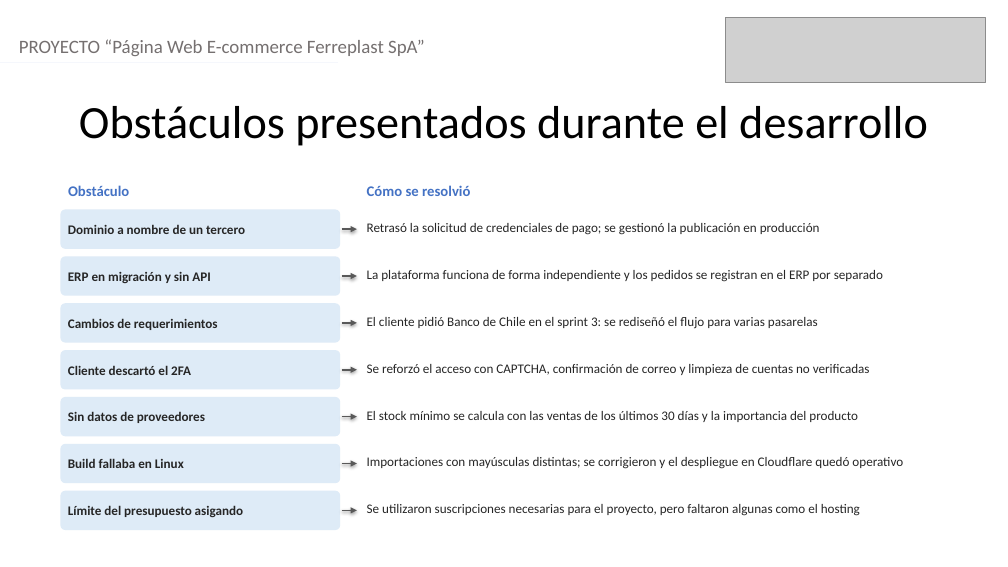
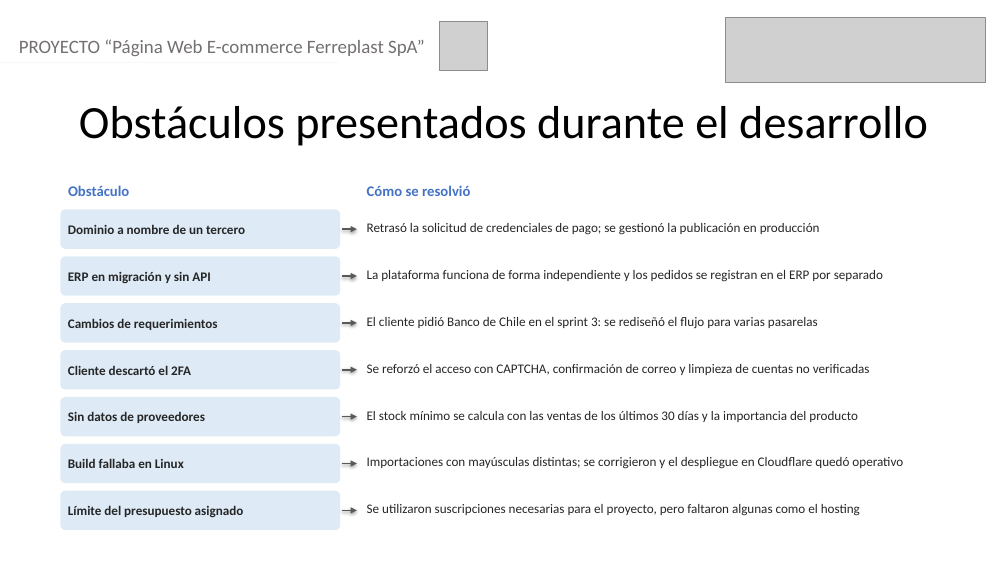
Before and after one commit to Ferrplastsoporte/ferreplast, a slide deck: slide 15 of Fase 3/Evidencias Grupales/Presentación Final del proyecto (Español).pptx.pptx. Drawn at 1008x567 pixels with LibreOffice and Linux fonts; fonts in the diff are those of the drawing; grey boxes stand for pictures. Boxes give left, top, right and bottom in pixels: in the first picture for what was removed or moved away, otherwise in the second. Text is boxed around its words. In the diff, an @@ line names an element or a change of style, - is before the commit and + after.

```diff
--- a/Fase 3/Evidencias Grupales/Presentación Final del proyecto (Español).pptx.pptx
+++ b/Fase 3/Evidencias Grupales/Presentación Final del proyecto (Español).pptx.pptx
@@ picture added at (439, 22, 488, 70) @@
@@ text in rounded rectangle at (68, 505, 244, 517): text changed @@
-Límite del presupuesto asigando
+Límite del presupuesto asignado
```
Also in this commit, not shown: 14 other slides changed, 3 other files.
